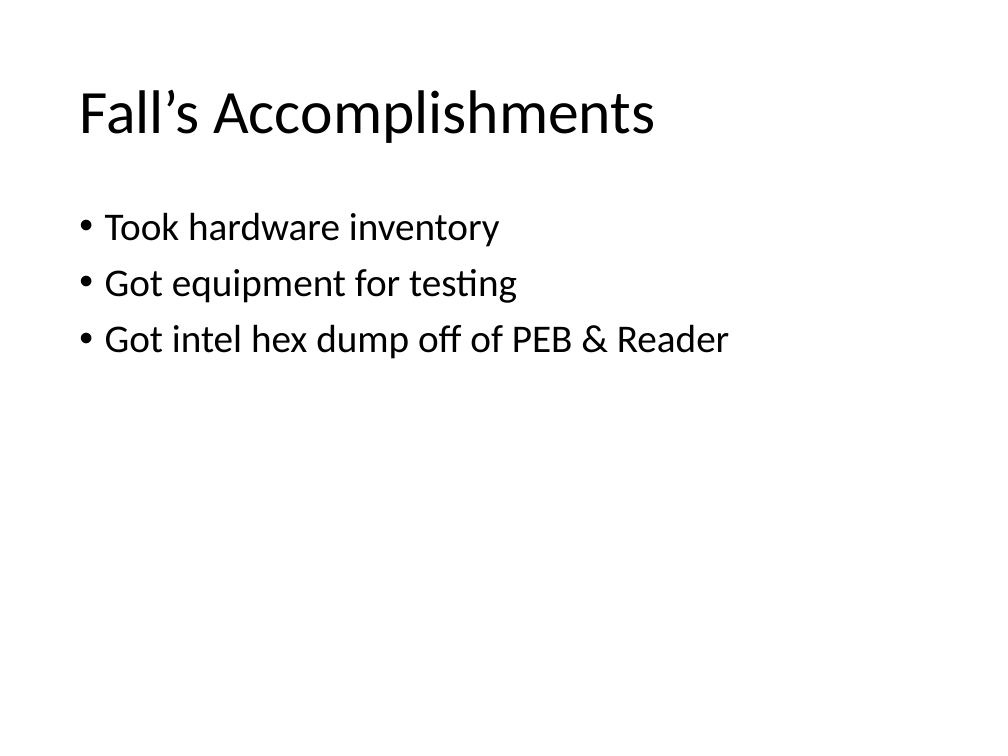
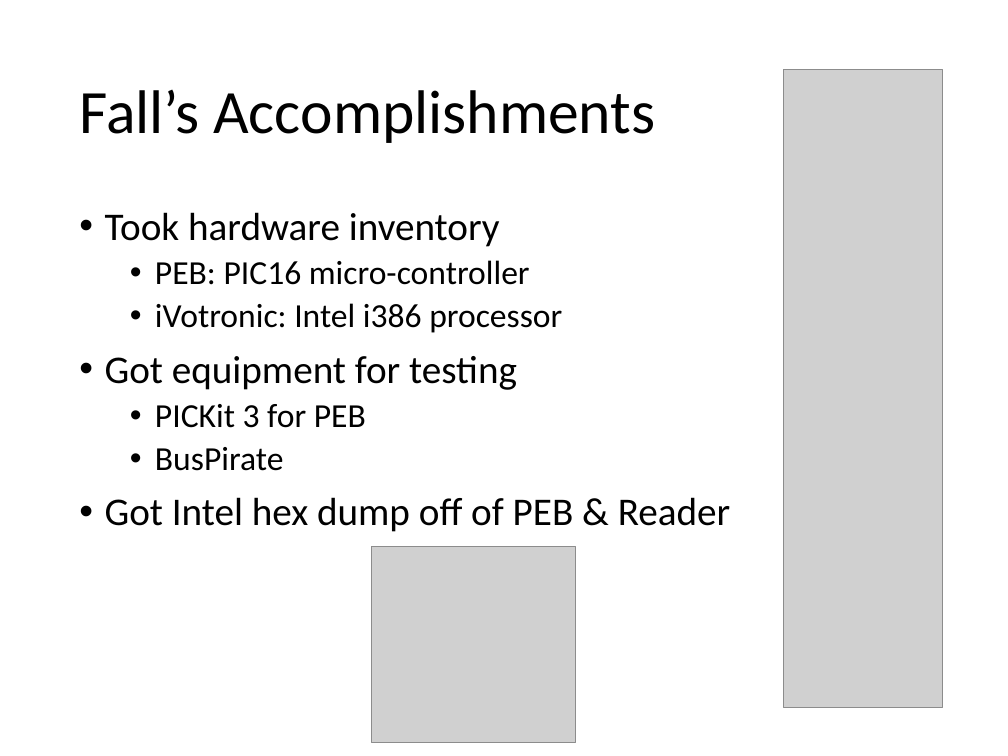
Before and after one commit to SCCapstone/omaha, a slide deck: slide 3 of docs/final-presentation.pptx. Drawn at 1008x756 pixels with LibreOffice and Linux fonts; fonts in the diff are those of the drawing; grey boxes stand for pictures; background and template pictures are left out. Boxes give left, top, right and bottom in pixels: in the first picture for what was removed or moved away, otherwise in the second. Text is boxed around its words. In the diff, an @@ line names an element or a change of style, - is before the commit and + after.

Commit message:
Added relevant images.

```diff
--- a/docs/final-presentation.pptx
+++ b/docs/final-presentation.pptx
@@ picture added at (x1=783, y1=70, x2=942, y2=708) @@
@@ text at (x1=155, y1=260, x2=562, y2=333): paragraphs added @@
+  • PEB: PIC16 micro-controller
+  • iVotronic: Intel i386 processor
@@ text at (x1=105, y1=404, x2=730, y2=532): text changed @@
-• Got intel hex dump off of PEB & Reader
+  • PICKit 3 for PEB
+  • BusPirate
+• Got Intel hex dump off of PEB & Reader
@@ picture added at (x1=371, y1=546, x2=576, y2=742) @@
```
Also in this commit, not shown: 1 other slide changed.
